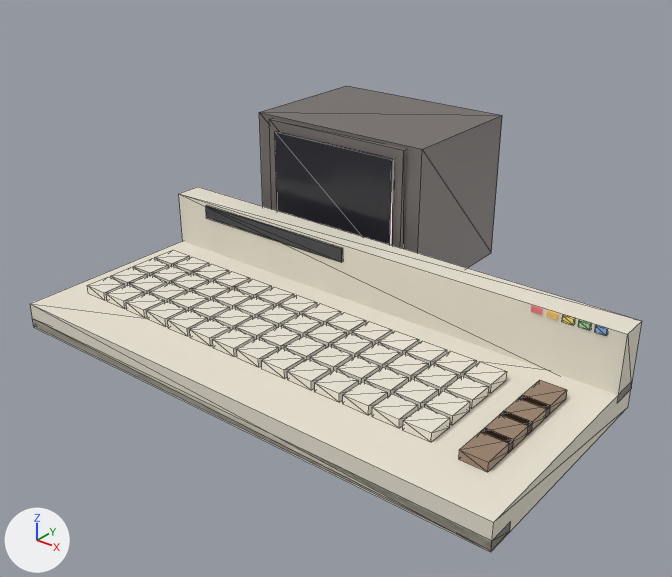
What one commit did to the glTF model assets/models/commodore64.glb.
Rendered twice from a 50 mm camera at (3.37, -3.93, 3.04) aimed at (-0.03, 0.32, 0.41). The lights are fixed; the arrows at lower left show +X, +Y and +Z. The older version comes first. Mesh edges are drawn as thin lines on the coarser meshes. Where no turn or scale is listed for an object, it has been applied to the vertices.

Before the edit, the objects in view are built like this:
```python
me_cube_002 = bpy.data.meshes.new('Cube.002')
me_cube_002.from_pydata(...)  # a box spanning x -1.8..1.8, y -0.1..0.1, z -0.22..0.22
me_cube_002.materials.append(mat_mat_case)  # pale yellow #ebe5d4
me_cube_069 = bpy.data.meshes.new('Cube.069')
me_cube_069.from_pydata(...)  # a box spanning x -0.725..0.725, y -0.525..0.525, z -0.55..0.55
me_cube_069.materials.append(mat_mat_bezel)  # grey #766f6c
me_cube_070 = bpy.data.meshes.new('Cube.070')
me_cube_070.from_pydata(...)  # a box spanning x -0.6..0.6, y -0.025..0.025, z -0.475..0.475
me_cube_070.materials.append(mat_mat_bezel)  # grey #766f6c
me_cube_071 = bpy.data.meshes.new('Cube.071')
me_cube_071.from_pydata(...)  # a box spanning x -0.525..0.525, y -0.02..0.02, z -0.4..0.4
me_cube_071.materials.append(mat_mat_screen)  # dark grey #272730
ob_c64_rear_riser = bpy.data.objects.new('c64_rear_riser', me_cube_002)
ob_c64_rear_riser.location = (0.0, 0.7, 0.35)
ob_crt_body = bpy.data.objects.new('crt_body', me_cube_069)
ob_crt_body.location = (-0.6, 1.55, 0.65)
ob_screen = bpy.data.objects.new('screen', me_cube_071)
ob_screen.location = (-0.6, 0.99, 0.7)
ob_screen_bezel = bpy.data.objects.new('screen_bezel', me_cube_070)
ob_screen_bezel.location = (-0.6, 1.02, 0.7)
# also in view: 'key_0_8' at (0.11, -0.36, 0.21); 'logo_plate' at (-0.85, 0.6, 0.5); 'key_0_6' at (-0.3, -0.36, 0.21); 'c64_front_lip' at (0.0, -0.71, 0.04); 'key_0_10' at (0.52, -0.36, 0.21)
```
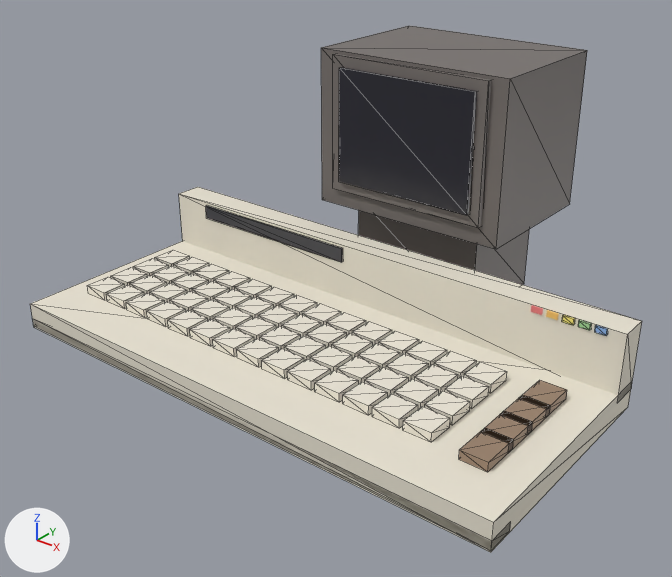
Boxes (x1, y1, x2, y2) around the edits, measured in the pictures (672 x 577 px):
'crt_body', moved: before (259, 86, 502, 268); after (321, 26, 587, 249)
'screen', moved: before (275, 131, 394, 245); after (339, 67, 477, 215)
'screen_bezel', moved: before (269, 119, 406, 249); after (333, 54, 491, 228)
'crt_stand', added: after (358, 210, 529, 285)

The edits, one by one:
Mesh me_cube_072 is new.
It is a box spanning x -0.5..0.5, y -0.38..0.38, z -0.34..0.34.
It uses material mat_mat_bezel (grey #766f6c).
Object 'crt_body' (ob_crt_body) moves from (-0.6, 1.55, 0.65) to (0.0, 1.55, 1.2).
Object 'screen_bezel' (ob_screen_bezel) moves from (-0.6, 1.02, 0.7) to (0.0, 1.02, 1.25).
Object 'screen' (ob_screen) moves from (-0.6, 0.99, 0.7) to (0.0, 0.99, 1.25).
Object 'crt_stand' (ob_crt_stand) is new; it shows me_cube_072.
Its location is (0.0, 1.55, 0.34).
